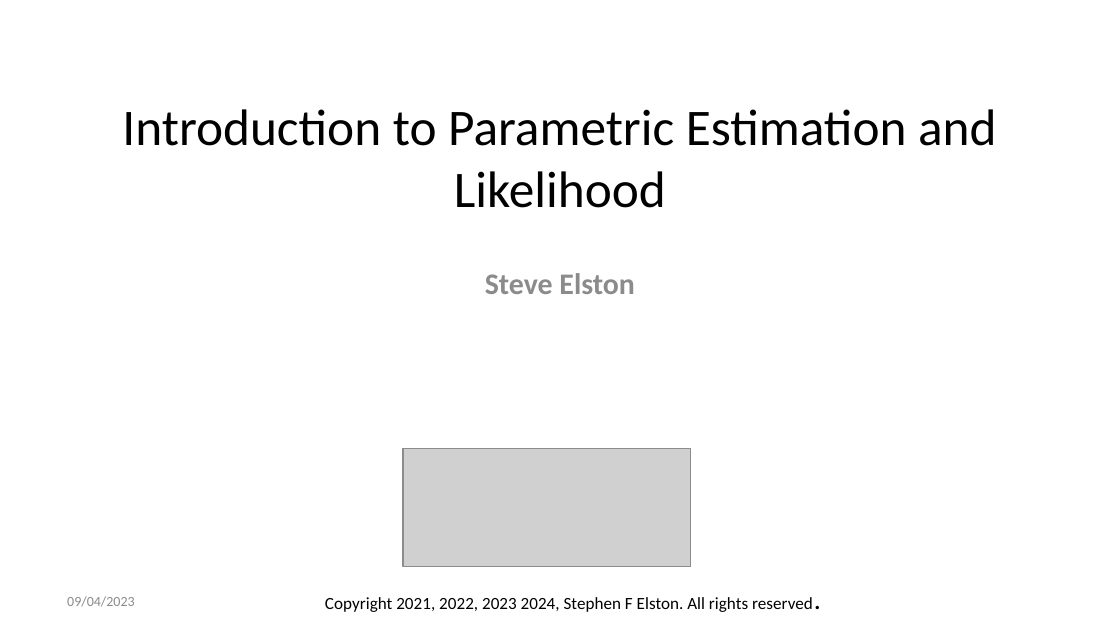
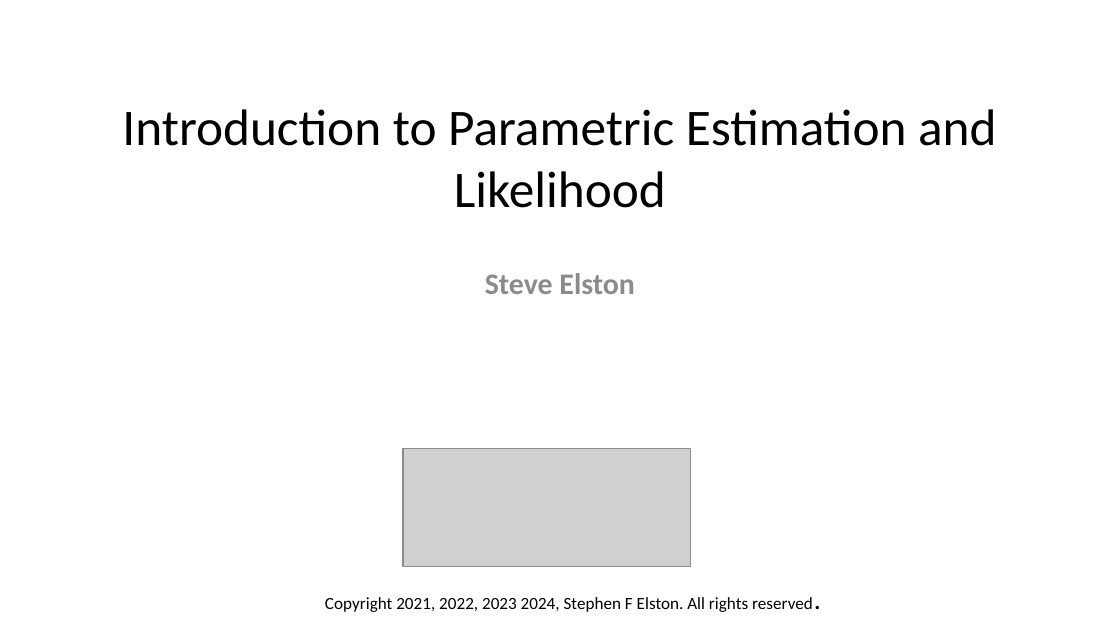
Before and after one commit to StephenElston/CSCI-E-83, a slide deck: slide 1 of LectureSlides/05_ParameterEstimationAndLikelihood.pptx. Drawn at 1120x630 pixels with LibreOffice and Linux fonts; fonts in the diff are those of the drawing; grey boxes stand for pictures. Boxes give left, top, right and bottom in pixels: in the first picture for what was removed or moved away, otherwise in the second. Text is boxed around its words. In the diff, an @@ line names an element or a change of style, - is before the commit and + after.

```diff
--- a/LectureSlides/05_ParameterEstimationAndLikelihood.pptx
+++ b/LectureSlides/05_ParameterEstimationAndLikelihood.pptx
@@ text removed at [67,596,135,607] @@
-09/04/2023
```
Also in this commit, not shown: 7 other slides changed.
